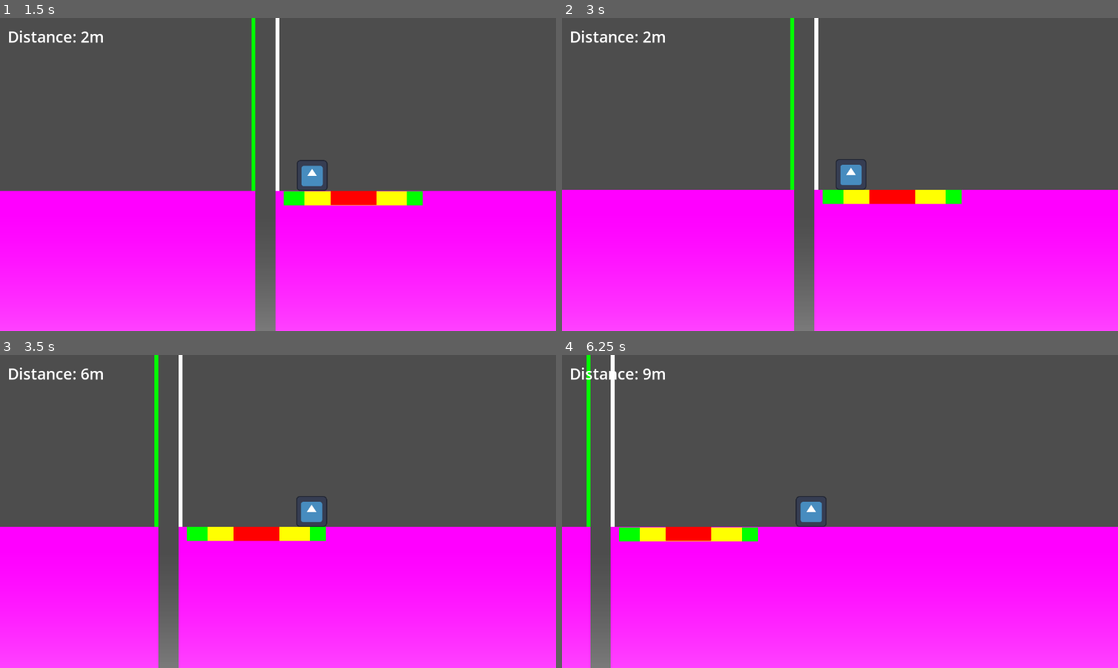
Above: before the commit, frames 1-4 (two rows, left to right).
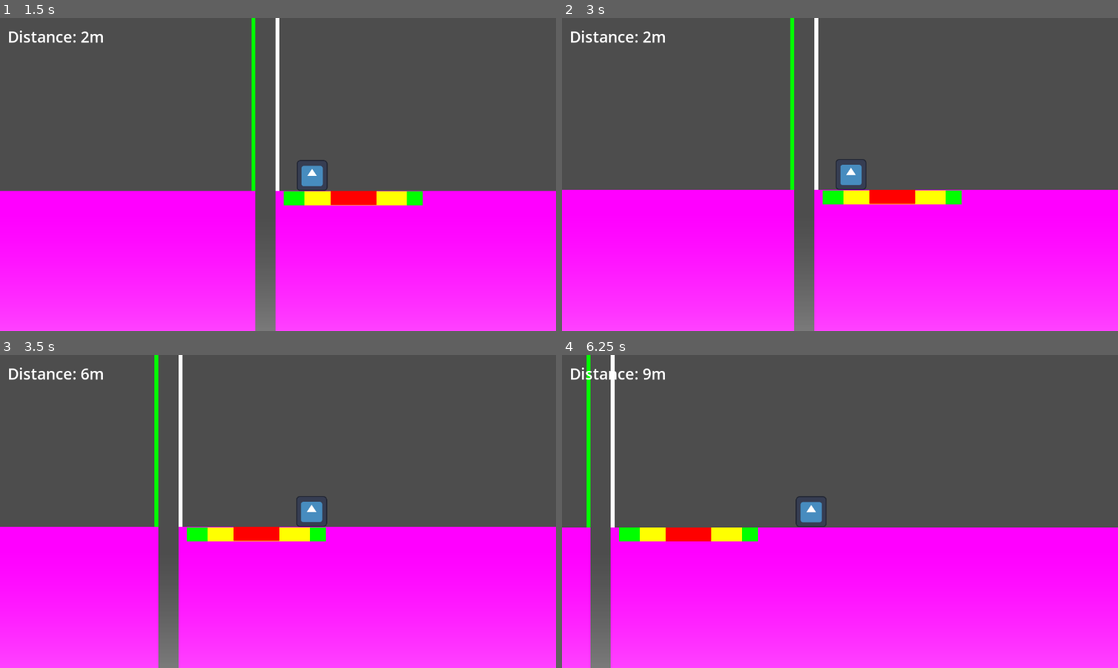
Above: after the commit, the same moments.

Repository: ARLJohnston/DSGJam2025
Game: Godot game, scene res://Main.tscn
Two runs of this game, one before a commit and one after it. Both use one fixed random seed, a clock stepped at 60 frames per second and the inputs below. The engine's default icon, where the game draws it, is replaced by a stand-in: a white triangle on a blue panel in a dark square.
Inputs:
- Up to frame 1 (1.5 s): tap Enter (ui_accept) at 0.5, 0.77 s; hold Right (ui_right) from 0.53 s (still down)
- Up to frame 2 (3 s): tap Enter (ui_accept) at 1.52 s; release Right (ui_right) at 2.03 s; hold Left (ui_left) 2.03-2.78 s; hold Right (ui_right) from 2.78 s (still down)
- Up to frame 3 (3.5 s): keep holding Right (ui_right); tap Enter (ui_accept) at 3.02 s
- Up to frame 4 (6.25 s): tap Enter (ui_accept) at 3.77, 4.52, 6.02 s; release Right (ui_right) at 4.28 s; hold Left (ui_left) 4.28-5.03 s; hold Right (ui_right) 5.03-5.78 s; hold Left (ui_left) from 5.78 s (still down)

Frame 1 is identical in both runs. In frame 2, less than 0.1% of the frame differs, in the area x 46-72%, y 54-60%; in frame 3, less than 0.1%; in frame 4, 0.3%, in the area x 0-100%, y 46-60%.

Commit message:
fix bug where arrow gets stuck at angle
IEEE754 why

Diff:
--- a/arrow.gd
+++ b/arrow.gd
@@ -16,3 +16,4 @@
 
 	if (self.visible):
 		self.rotation += delta * rotation_speed
+		self.rotation = snappedf(self.rotation, 0.01)
